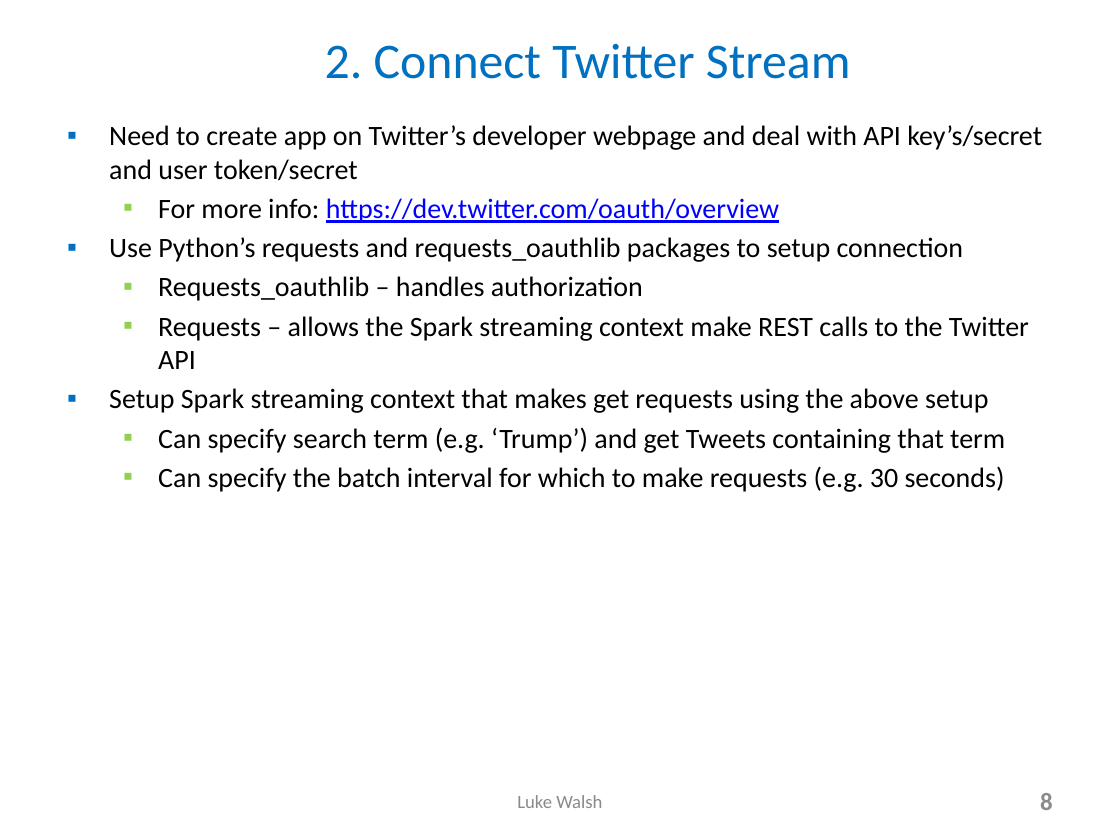
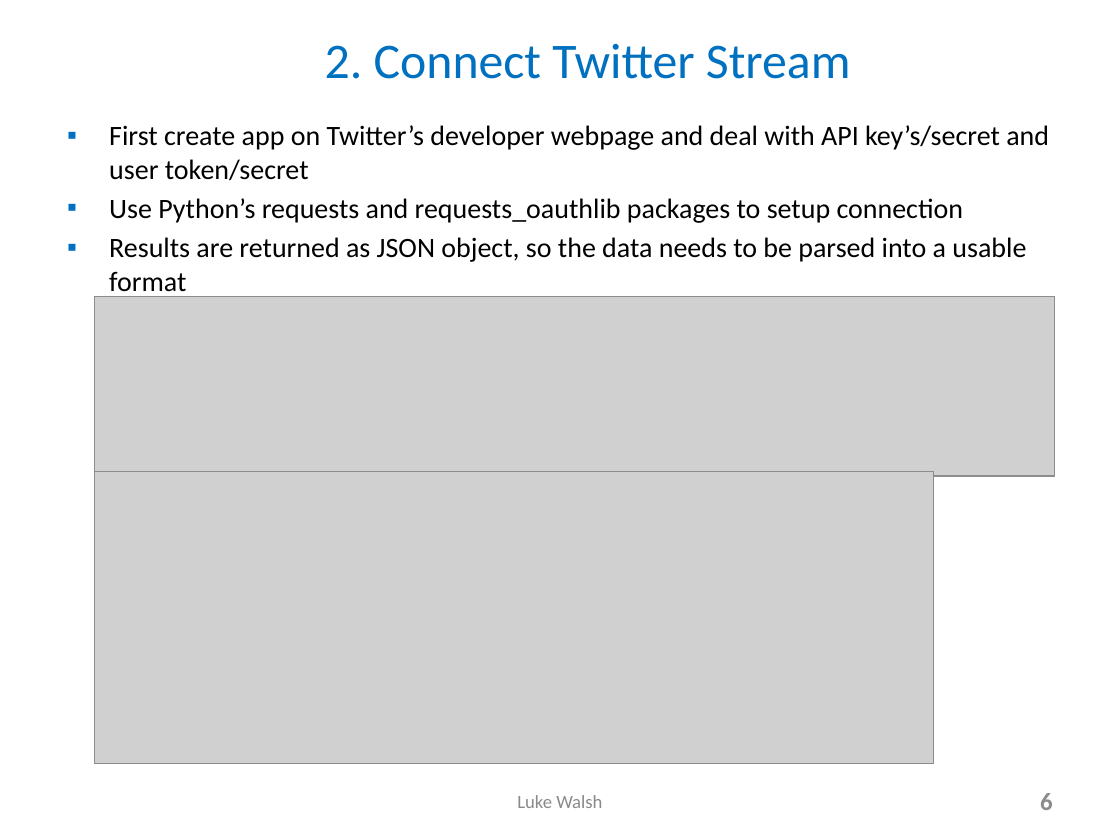
Before and after one commit to lukewalshct/Twitter_Sentiment, a slide deck: slide 6 of Spark_Streaming_NLTK_LWalsh_2min.pptx (slide 8 before the commit). Drawn at 1120x840 pixels with LibreOffice and Linux fonts; fonts in the diff are those of the drawing; grey boxes stand for pictures. Boxes give left, top, right and bottom in pixels: in the first picture for what was removed or moved away, otherwise in the second. Text is boxed around its words. In the diff, an @@ line names an element or a change of style, - is before the commit and + after.

```diff
--- a/Spark_Streaming_NLTK_LWalsh_2min.pptx
+++ b/Spark_Streaming_NLTK_LWalsh_2min.pptx
@@ text at (109, 125, 1049, 181): text changed @@
-▪ Need to create app on Twitter’s developer webpage and deal with API key’s/secret and user token/secret
-  ▪ For more info: https://dev.twitter.com/oauth/overview
+▪ First create app on Twitter’s developer webpage and deal with API key’s/secret and user token/secret
@@ text at (109, 237, 1026, 298): text changed @@
-  ▪ Requests_oauthlib – handles authorization
-  ▪ Requests – allows the Spark streaming context make REST calls to the Twitter API
-▪ Setup Spark streaming context that makes get requests using the above setup
-  ▪ Can specify search term (e.g. ‘Trump’) and get Tweets containing that term
-  ▪ Can specify the batch interval for which to make requests (e.g. 30 seconds)
+▪ Results are returned as JSON object, so the data needs to be parsed into a usable format
@@ picture added at (94, 297, 1055, 476) @@
@@ picture added at (94, 472, 933, 764) @@
@@ page number at (1040, 793, 1053, 810): text changed @@
-8
+6
```
Also in this commit, not shown: 5 other slides changed, 1 slide removed, 8 other files.
